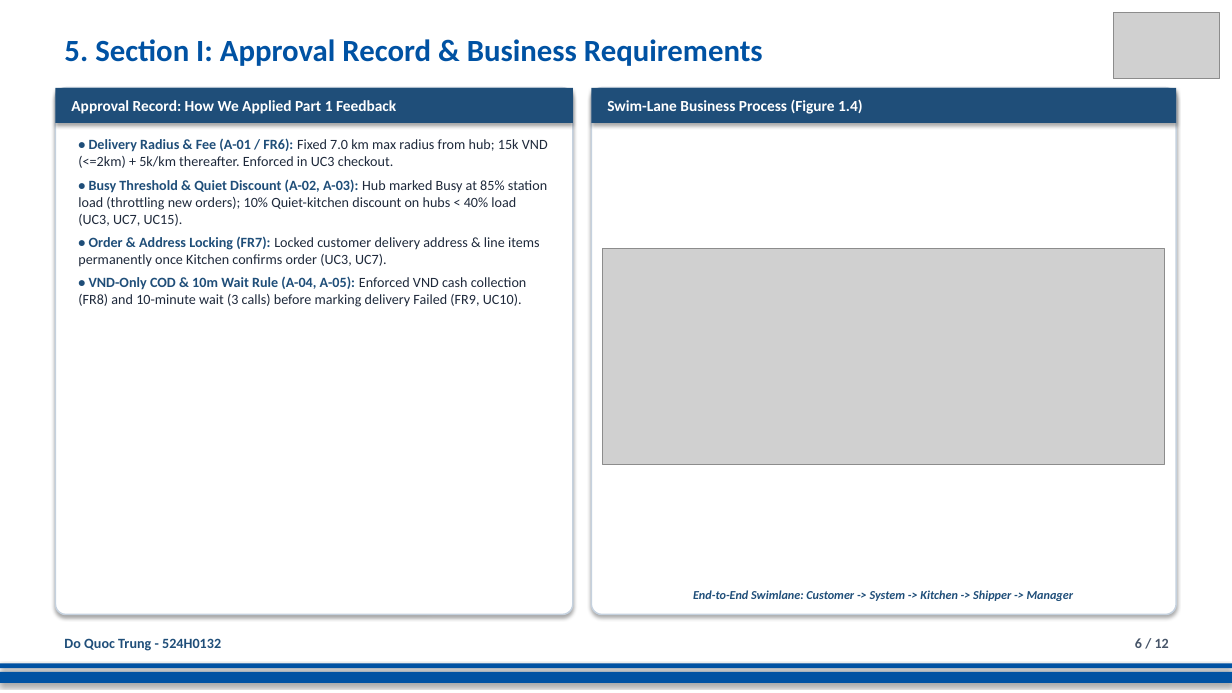
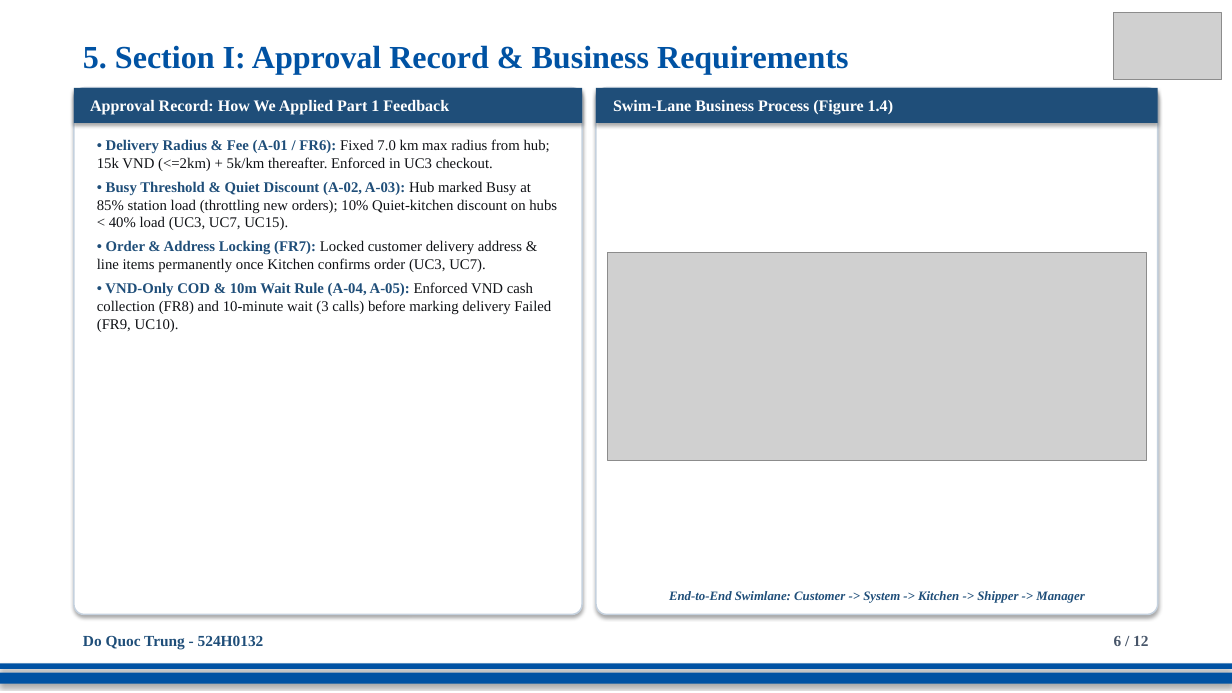
Before and after one commit to DoQuocTrung06/SaigonBite-RAD-TeamF10, a slide deck: slide 6 of Part_2/TeamF10_Presentation_for_SaigonBite.pptx. Drawn at 1232x693 pixels with LibreOffice and Linux fonts; fonts in the diff are those of the drawing; grey boxes stand for pictures. Boxes give left, top, right and bottom in pixels: in the first picture for what was removed or moved away, otherwise in the second. Text is boxed around its words. In the diff, an @@ line names an element or a change of style, - is before the commit and + after.

Commit message:
UC3 & UC14: style Part 2 slide deck with exact Times New Roman typography and Part 1 branding (524H0031)

```diff
--- a/Part_2/TeamF10_Presentation_for_SaigonBite.pptx
+++ b/Part_2/TeamF10_Presentation_for_SaigonBite.pptx
@@ text "5. Section I: Approval Record ...": place and size @@
-text "5. Section I: Approval Record ..." at [64,39,763,66]
+text "5. Section I: Approval Record ..." at [83,45,849,75]
@@ text "5. Section I: Approval Record ..." at [83,45,849,75]: size 24 to 25 pt, font Calibri to Times New Roman @@
@@ rectangle "Approval Record: How We Applied ..." at [74,88,582,123]: size 12 to 12.5 pt, font Calibri to Times New Roman @@
@@ rectangle "Approval Record: How We Applied ...": place and size @@
-rectangle "Approval Record: How We Applied ..." at [55,88,573,123]
+rectangle "Approval Record: How We Applied ..." at [74,88,582,123]
@@ rounded rectangle: place and size @@
-rounded rectangle at [55,88,573,615]
+rounded rectangle at [74,88,582,615]
@@ rectangle "Swim-Lane Business Process (Figure 1.4)": place and size @@
-rectangle "Swim-Lane Business Process (Figure 1.4)" at [592,88,1177,123]
+rectangle "Swim-Lane Business Process (Figure 1.4)" at [596,88,1158,123]
@@ rectangle "Swim-Lane Business Process (Figure 1.4)" at [596,88,1158,123]: size 12 to 12.5 pt, font Calibri to Times New Roman @@
@@ rounded rectangle: place and size @@
-rounded rectangle at [592,88,1177,615]
+rounded rectangle at [596,88,1158,615]
@@ text "• Delivery Radius & Fee ...": place and size @@
-text "• Delivery Radius & Fee ..." at [78,138,548,307]
+text "• Delivery Radius & Fee ..." at [97,139,557,332]
@@ text "• Delivery Radius & Fee ..." at [97,139,557,332]: size 11 to 11.5 pt, font Calibri to Times New Roman; text colour #1E293B to #0F1115 in "Fixed 7.0 km max radius from hub; ...", "Hub marked Busy at 85% station load ...", "Locked customer delivery address & line items ...", "Enforced VND cash collection (FR8) and 10-minute ..." @@
@@ picture: place and size @@
-picture at [603,248,1165,464]
+picture at [607,252,1147,460]
@@ text "End-to-End Swimlane: Customer -> System ..." at [669,591,1084,603]: size 9.5 to 10 pt, font Calibri to Times New Roman @@
@@ text "Do Quoc Trung - 524H0132": place and size @@
-text "Do Quoc Trung - 524H0132" at [64,638,221,651]
+text "Do Quoc Trung - 524H0132" at [83,635,264,650]
@@ text "Do Quoc Trung - 524H0132" at [83,635,264,650]: size 11 to 12 pt, font Calibri to Times New Roman @@
@@ text "6 / 12" at [1114,636,1148,646]: size 11 to 12 pt, font Calibri to Times New Roman @@
@@ text "6 / 12": place and size @@
-text "6 / 12" at [1135,638,1169,648]
+text "6 / 12" at [1114,636,1148,646]
```
Also in this commit, not shown: 11 other slides changed.
